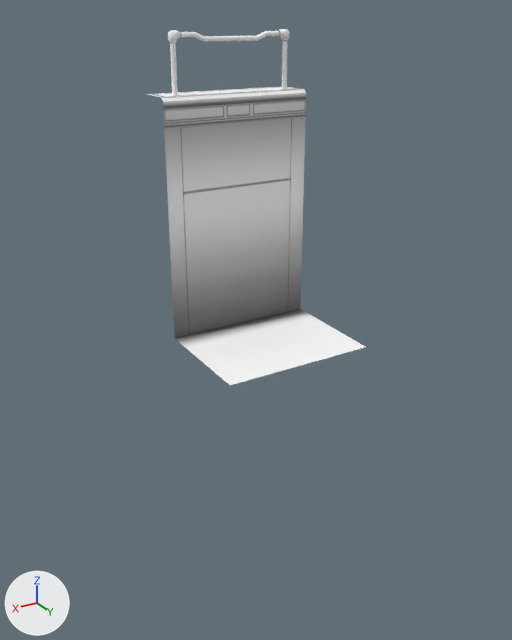
Two versions of the FBX model Assets/3D Models/Level Tiles/Labs/Sect_Floor_18.FBX, one commit apart.
The view is the same before and after, from a 50 mm camera at (0.226, 0.373, 0.044) aimed at (0.001, -0.002, -0.143). Arrows for +X, +Y and +Z are at lower left; the lights stay in place. Where no turn or scale is listed for an object, it has been applied to the vertices.

In view in the first picture: 'Sect_Floor_BaseB_'.
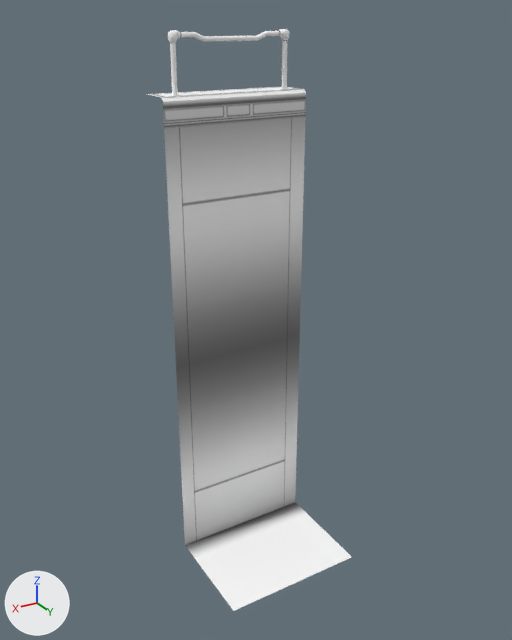
Boxes (x1, y1, x2, y2) around the edits, measured in the pictures (512 x 640 px):
'Sect_Floor_BaseB_', reshaped (63% taller): before (147, 29, 365, 385); after (147, 29, 352, 611)
part 1 of me_mesh, built on: before (171, 127, 365, 385); after (171, 127, 352, 611)

What changed in the scene script:
```text
Change me_mesh:
    used by ob_sect_floor_baseb; location = (0.0, 0.0, 0.0)
    verts and faces of me_mesh; kept vertices keep their numbers, new ones are numbered from 132
    before: 4 (-0.051, 0.051, -0.154) at pixel (366, 347), 5 (-0.051, -0.025, -0.154) at pixel (300, 308), 6 (0.051, -0.025, -0.154) at pixel (174, 338), 7 (0.051, 0.051, -0.154) at pixel (230, 385)
    remove me_mesh.from_pydata(...)  # 132 vertices, 121 faces; spans x -0.051..0.051, y -0.051..0.051, z -0.154..0.036
    add me_mesh.from_pydata(...)  # 134 vertices, 122 faces; spans x -0.051..0.051, y -0.051..0.051, z -0.328..0.036
    me_mesh part 1
    add delete_vertices([4, 7])  # with the faces that use them
    add verts[5] = (-0.051, -0.025, -0.176)  # moved, pixel (299, 335)
    add verts[6] = (0.051, -0.025, -0.176)  # moved, pixel (176, 366)
    add verts[132] = (-0.051, 0.051, -0.328)  # pixel (352, 557)
    add verts[133] = (0.051, 0.051, -0.328)  # pixel (233, 610)
    add verts[134] = (-0.051, -0.025, -0.328)  # pixel (295, 502)
    add verts[135] = (0.051, -0.025, -0.328)  # pixel (184, 545)
    add faces += [(132, 134, 135, 133), (5, 6, 135, 134)]
```
